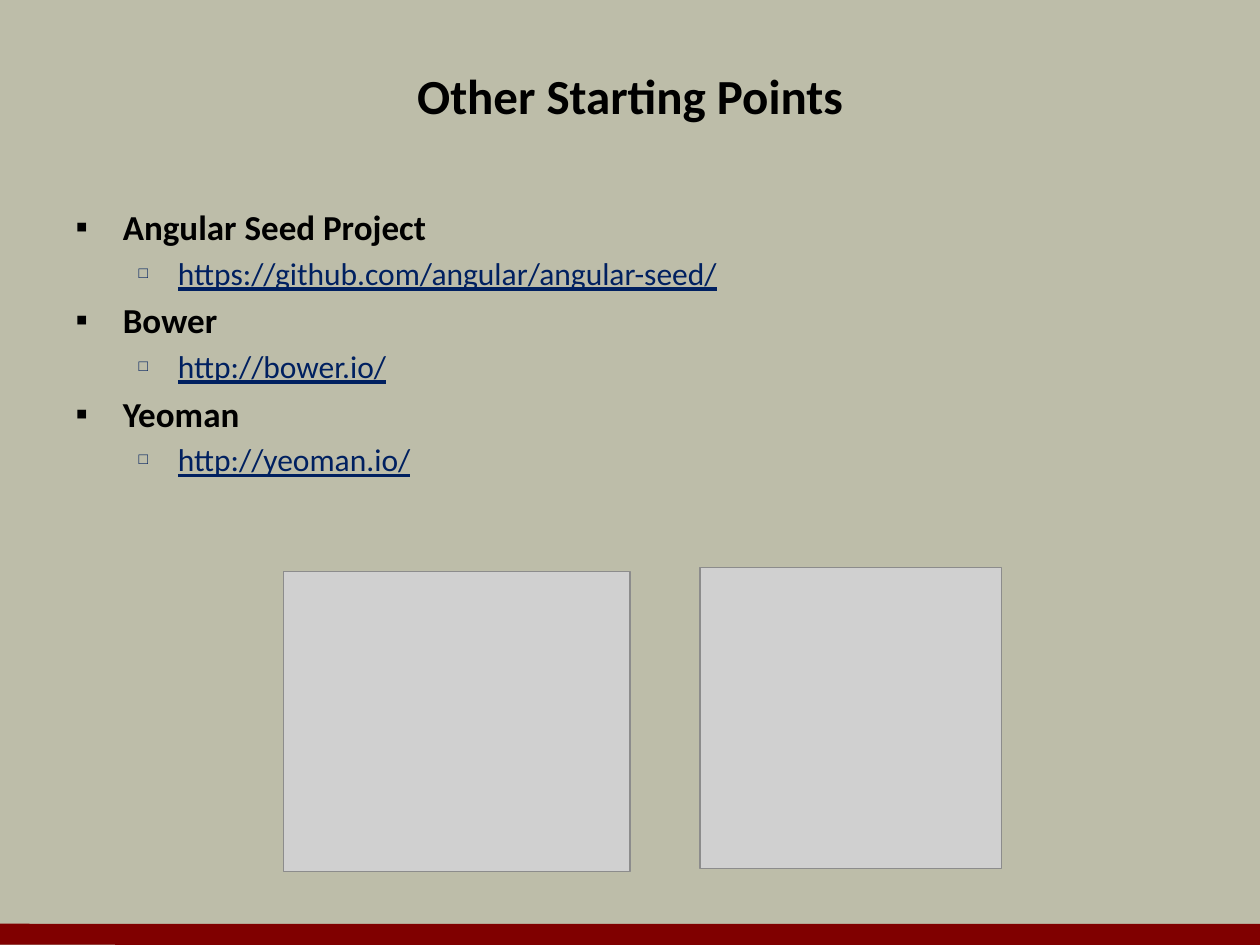
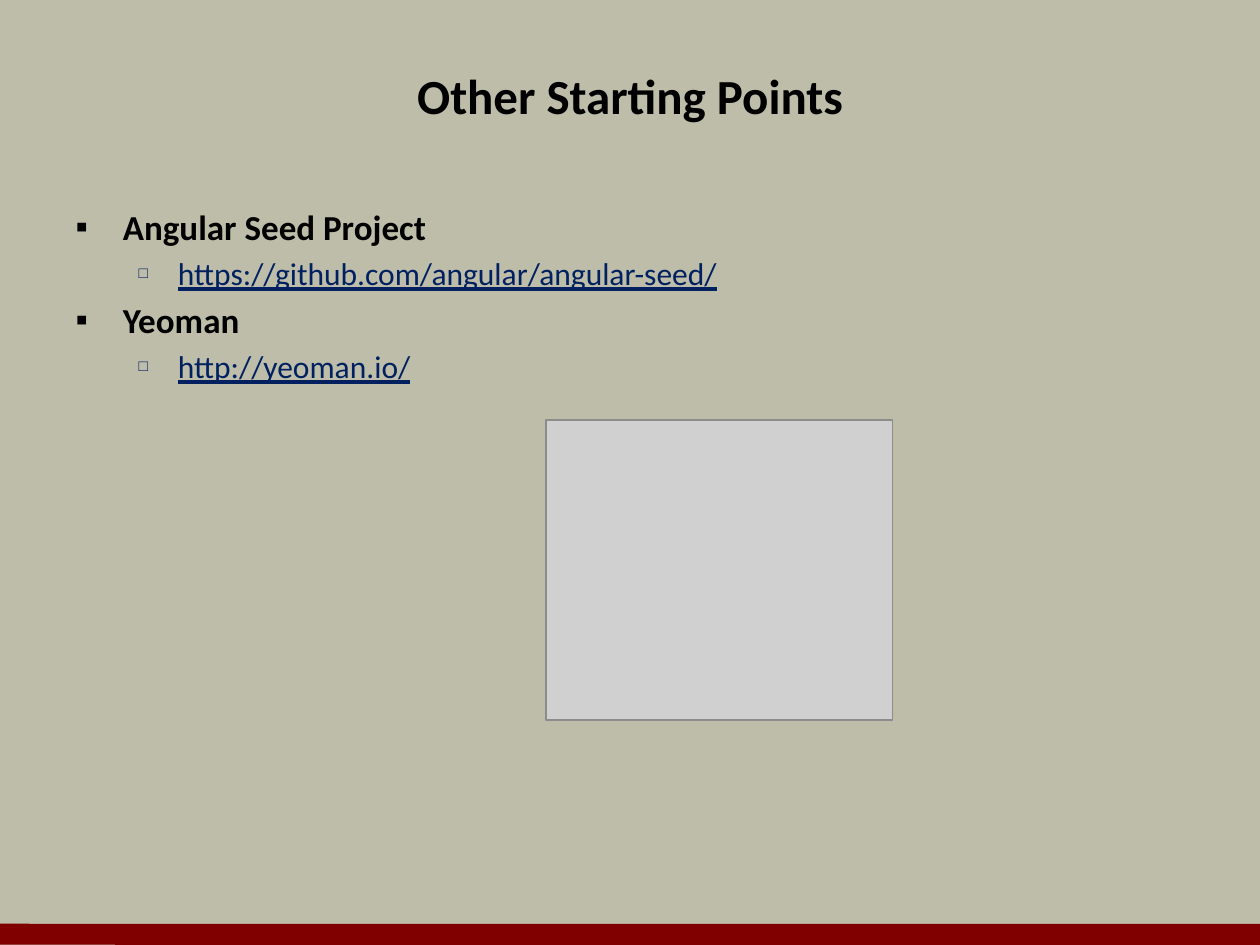
Before and after one commit to OdeToCode/classes, a slide deck: slide 5 of angularjs/slides/01_Introduction.pptx. Drawn at 1260x945 pixels with LibreOffice and Linux fonts; fonts in the diff are those of the drawing; grey boxes stand for pictures; background and template pictures are left out. Boxes give left, top, right and bottom in pixels: in the first picture for what was removed or moved away, otherwise in the second. Text is boxed around its words. In the diff, an @@ line names an element or a change of style, - is before the commit and + after.

```diff
--- a/angularjs/slides/01_Introduction.pptx
+++ b/angularjs/slides/01_Introduction.pptx
@@ text at (123,310,386,384): paragraphs removed @@
-▪ Bower
-  □ http://bower.io/
@@ picture: place and size @@
-picture at (284,572,630,872)
+picture at (546,420,892,719)
@@ picture removed at (701,567,1002,868) @@
```
Also in this commit, not shown: 1 slide added, 9 other files.
